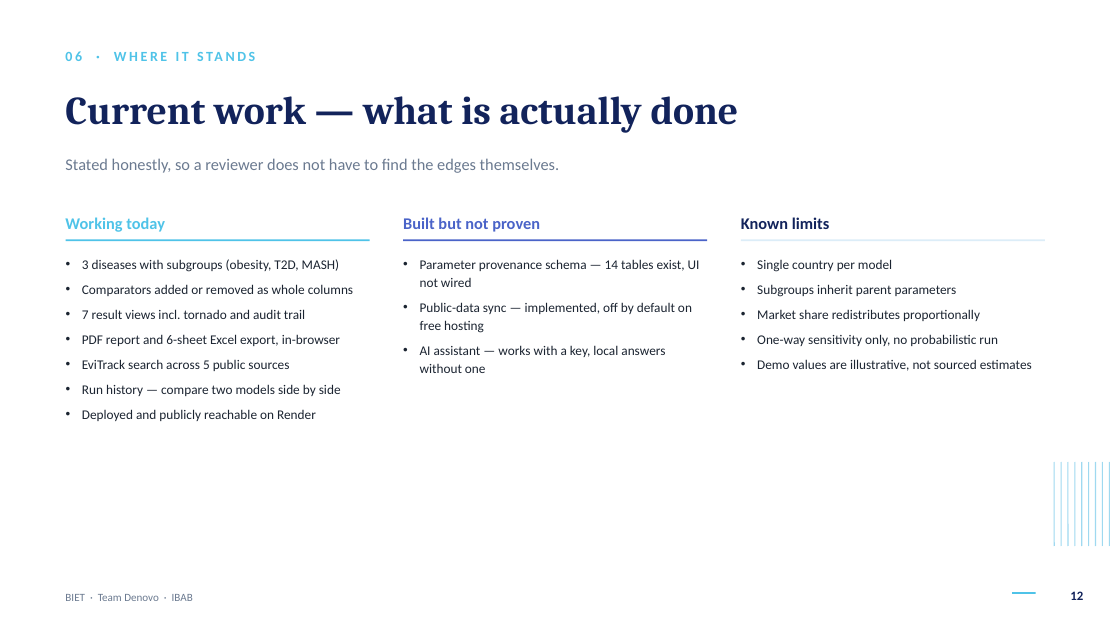
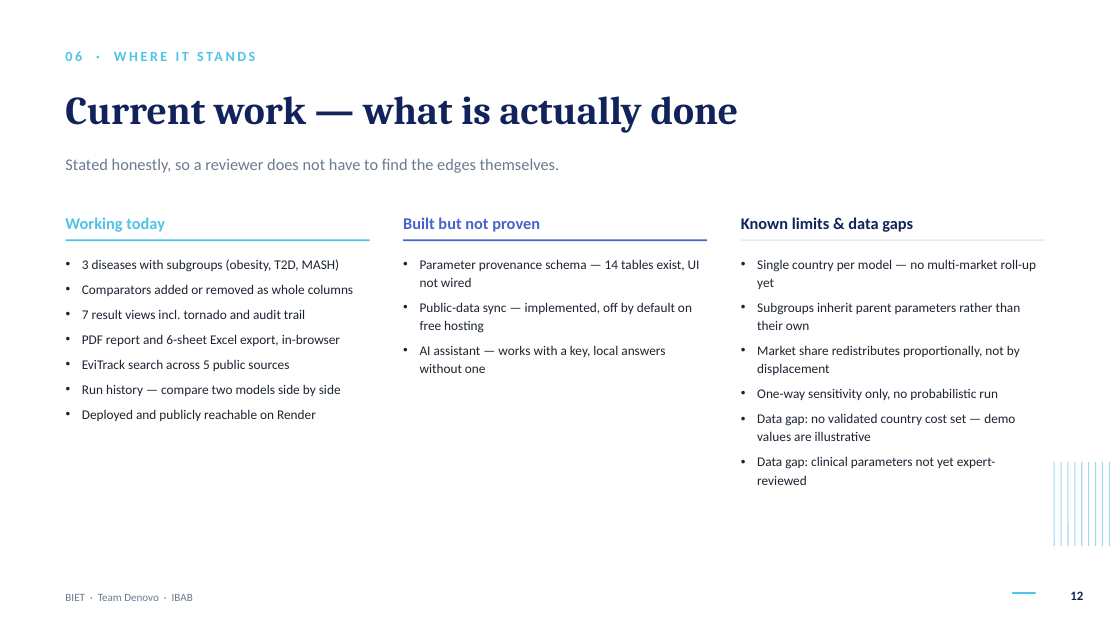
Before and after one commit to Sumithraju/early_stage_bia_react_node_postgres, a slide deck: slide 12 of docs/presentation/BIET-Denovo-IBAB.pptx. Drawn at 1120x630 pixels with LibreOffice and Linux fonts; fonts in the diff are those of the drawing. Boxes give left, top, right and bottom in pixels: in the first picture for what was removed or moved away, otherwise in the second. Text is boxed around its words. In the diff, an @@ line names an element or a change of style, - is before the commit and + after.

Commit message:
Redraw the architecture natively and close the remaining brief gaps
The architecture slide embedded a raster diagram drawn for a web page, so its
labels were roughly 6pt once scaled onto a slide -- unreadable on a projector.
It is now drawn natively in vector shapes at slide scale: three bands, four
aligned columns, 12pt node titles, arrows that are straight drops within a
column. It reads at the back of a room and stays editable.

Auditing the deck against the brief found five things the 15-slide rebuild had
dropped or never carried:

- The one-line problem statement and the headline outcome, both lost from the
  cover in the redesign.
- Validation against a simple reference case, which the brief asks for by name.
  Now shown as the arithmetic anyone can check by hand: 1,000,000 lives x 10%
  prevalence x 50% diagnosed = 50,000 patients x INR 100 = INR 5,000,000, and
  the engine returns exactly that. It is the real model from biaEngine.test.js.
- Response time, restored as a figure rather than a claim.
- Data gaps, now named separately from limitations: no validated country cost
  set, and clinical parameters not yet expert-reviewed.
- Robustness to changing assumptions, given its own heading.

All 31 questions in the brief are now answerable from the slides.

Defects found by rendering and fixed: the architecture caption colliding with
the footer, drop arrows crossing a band label, the cover's outcome text
spilling out of its card, the site URL sitting unreadable on a navy block, and
a stat wrapping onto its own label. Geometry check is clean across all 15.

```diff
--- a/docs/presentation/BIET-Denovo-IBAB.pptx
+++ b/docs/presentation/BIET-Denovo-IBAB.pptx
@@ text at (741,217,913,232): text changed @@
-Known limits
+Known limits & data gaps
@@ text at (757,259,1037,375): text changed @@
-• Single country per model
-• Subgroups inherit parent parameters
-• Market share redistributes proportionally
+• Single country per model — no multi-market roll-up yet
+• Subgroups inherit parent parameters rather than their own
+• Market share redistributes proportionally, not by displacement
@@ text at (757,413,1015,485): text changed @@
-• Demo values are illustrative, not sourced estimates
+• Data gap: no validated country cost set — demo values are illustrative
+• Data gap: clinical parameters not yet expert-reviewed
```
Also in this commit, not shown: 2 other slides changed, 1 slide added, 1 slide removed.
